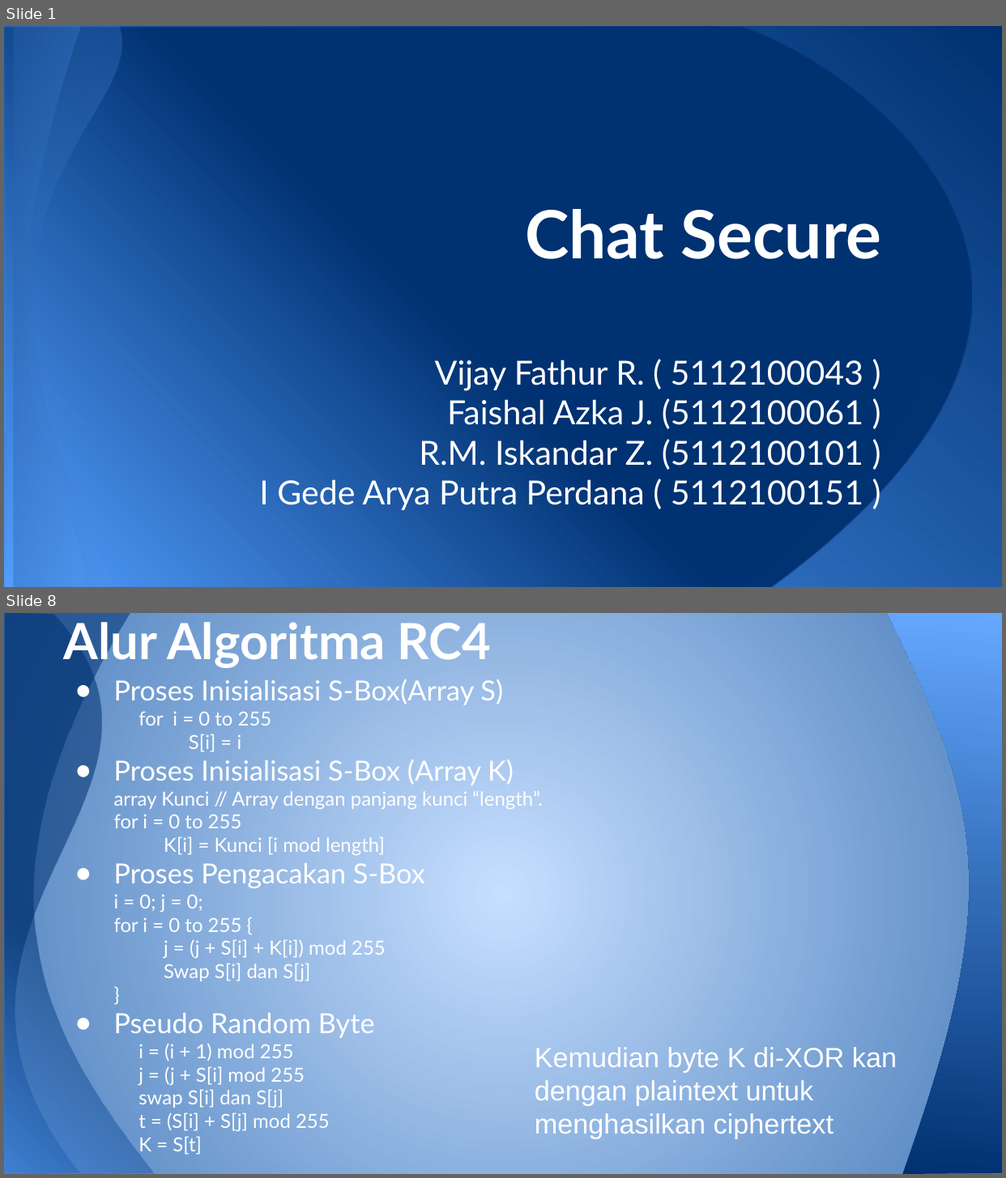
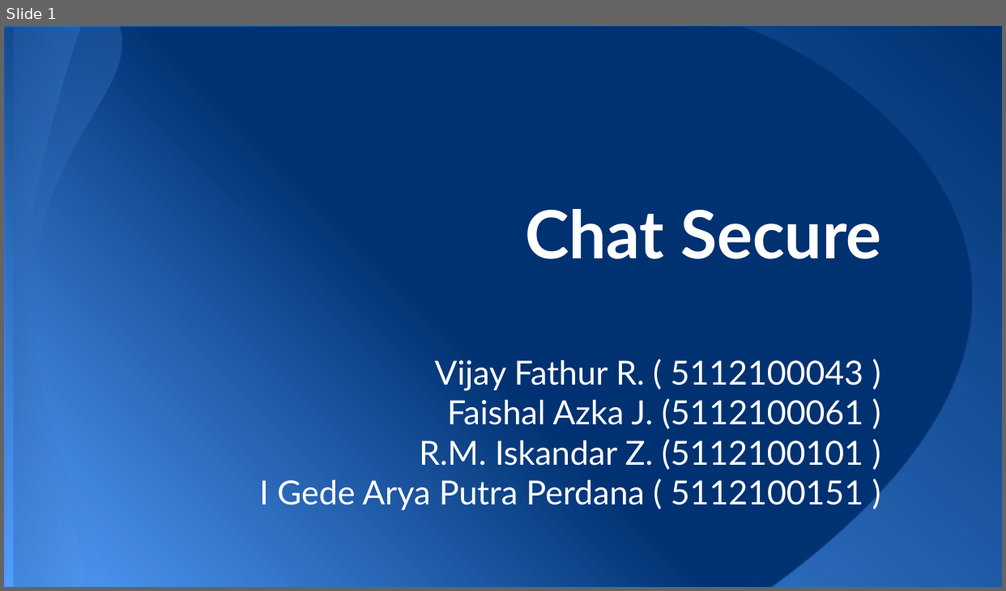
Before and after one commit to iskandarzun/KIJ, a slide deck: KIJ - Chat Secure.pptx. Shown one above the other, each under a label of ours: slides 1 and 8 before the commit, slide 1 after it; the slides between them are not shown. The pictures are 1006x1178 and 1006x591 pixels, drawn with LibreOffice and Linux fonts; fonts in the diff are those of the drawing. Boxes give left, top, right and bottom in pixels: in the first picture for what was removed or moved away, otherwise in the second. Text is boxed around its words. In the diff, an @@ line names an element or a change of style, - is before the commit and + after.

```diff
--- a/KIJ - Chat Secure.pptx
+++ b/KIJ - Chat Secure.pptx
@@ slide 8 removed at [4,613,1002,1174], background gradient #C6DFFF to #4F81BD @@
@@ freeform shape removed at [4,613,154,1174] @@
@@ freeform shape removed at [4,613,220,1174] @@
@@ title removed at [64,616,491,669] @@
-Alur Algoritma RC4
@@ freeform shape removed at [887,613,1002,1174] @@
@@ text removed at [114,679,542,1157] @@
-● Proses Inisialisasi S-Box(Array S)
-for i = 0 to 255
-S[i] = i
-● Proses Inisialisasi S-Box (Array K)
-array Kunci // Array dengan panjang kunci “length”.
-for i = 0 to 255
-K[i] = Kunci [i mod length]
-● Proses Pengacakan S-Box
-i = 0; j = 0;
-for i = 0 to 255 {
-j = (j + S[i] + K[i]) mod 255
-Swap S[i] dan S[j]
-}
-● Pseudo Random Byte
-i = (i + 1) mod 255
-j = (j + S[i] mod 255
-swap S[i] dan S[j]
-t = (S[i] + S[j] mod 255
-K = S[t]
@@ text removed at [535,1047,897,1139] @@
-Kemudian byte K di-XOR kan dengan plaintext untuk menghasilkan ciphertext
```
Also in this commit, not shown: 6 slides changed, 2 slides added, 2 other slides removed.
